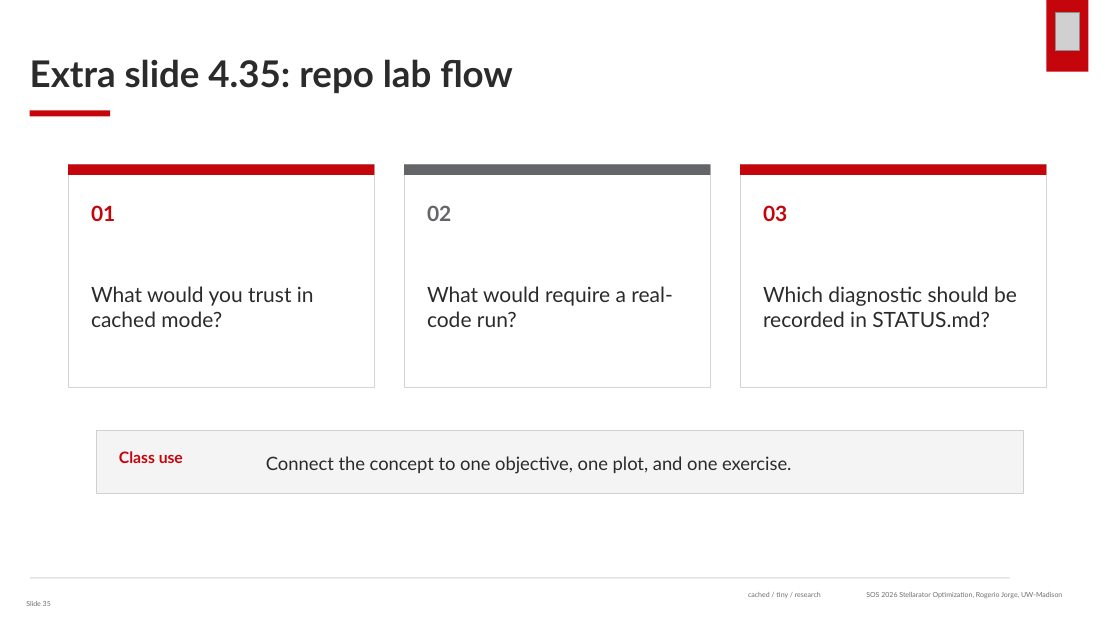
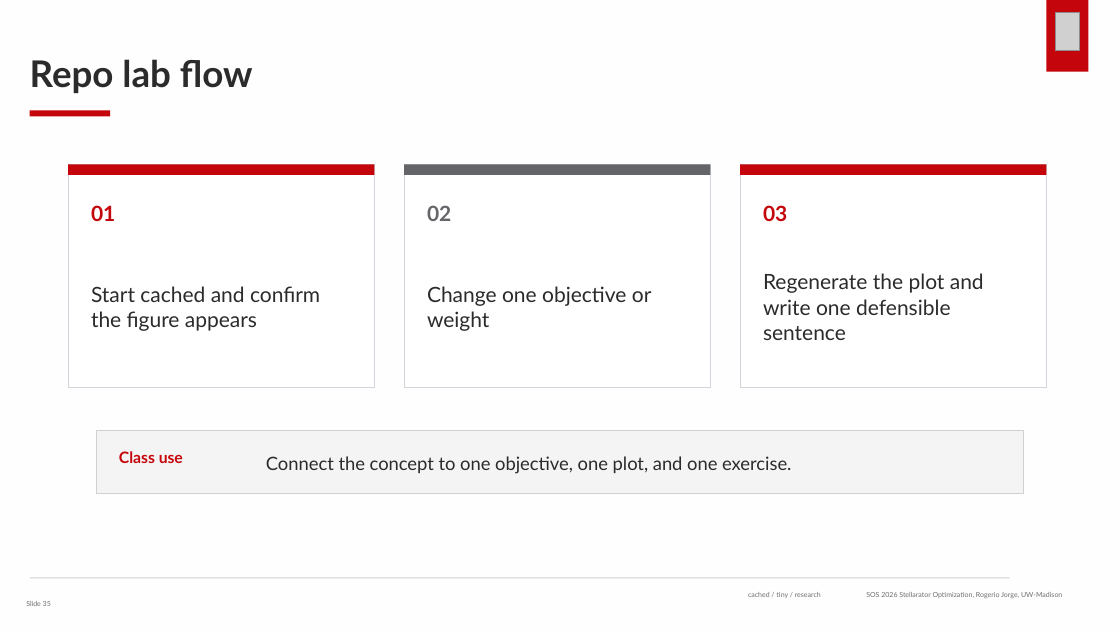
Before and after one commit to rogeriojorge/sos2026-rjorge-stellarator-optimization, a slide deck: slide 35 of slides/pptx/lecture_4_integrated_workflow.pptx. Drawn at 1120x630 pixels with LibreOffice and Linux fonts; fonts in the diff are those of the drawing; grey boxes stand for pictures. Boxes give left, top, right and bottom in pixels: in the first picture for what was removed or moved away, otherwise in the second. Text is boxed around its words. In the diff, an @@ line names an element or a change of style, - is before the commit and + after.

```diff
--- a/slides/pptx/lecture_4_integrated_workflow.pptx
+++ b/slides/pptx/lecture_4_integrated_workflow.pptx
@@ rectangle added at (0,0,1120,630), fill #FEFEFE @@
@@ text at (30,59,253,93): text changed @@
-Extra slide 4.35: repo lab flow
+Repo lab flow
@@ text at (91,286,320,331): text changed @@
-What would you trust in cached mode?
+Start cached and confirm the figure appears
@@ text at (427,286,652,331): text changed @@
-What would require a real-code run?
+Change one objective or weight
@@ text at (763,273,984,340): text changed @@
-Which diagnostic should be recorded in STATUS.md?
+Regenerate the plot and write one defensible sentence
```
Also in this commit, not shown: 29 other slides changed, 7 slides added, 7 slides removed, 38 other files.
